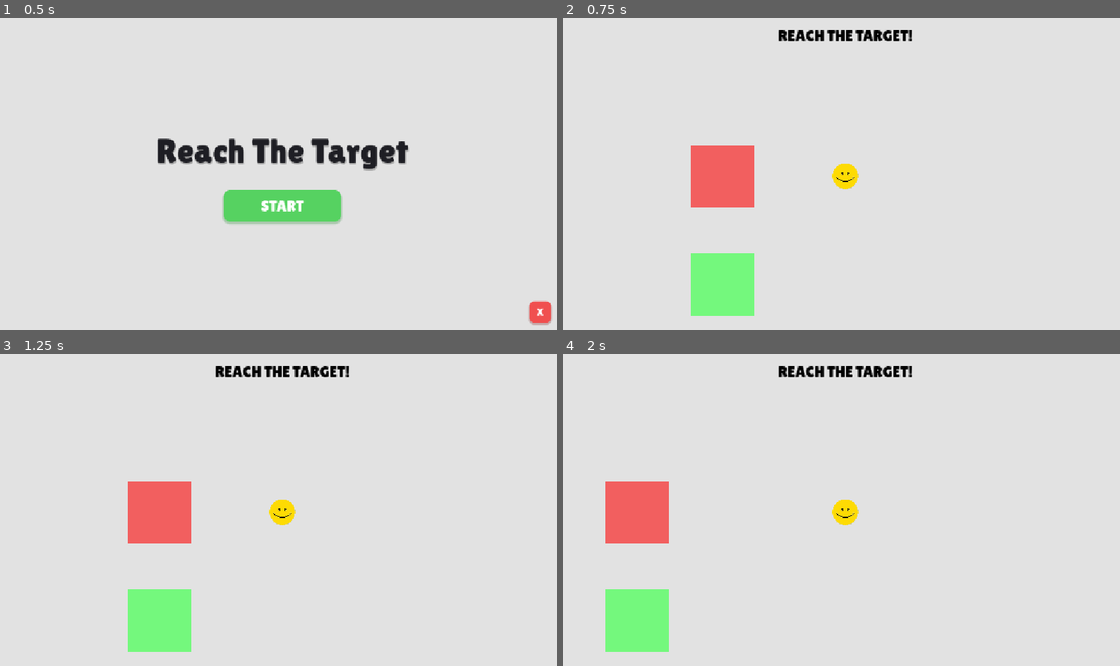
Above: before the commit, frames 1-4 (two rows, left to right).
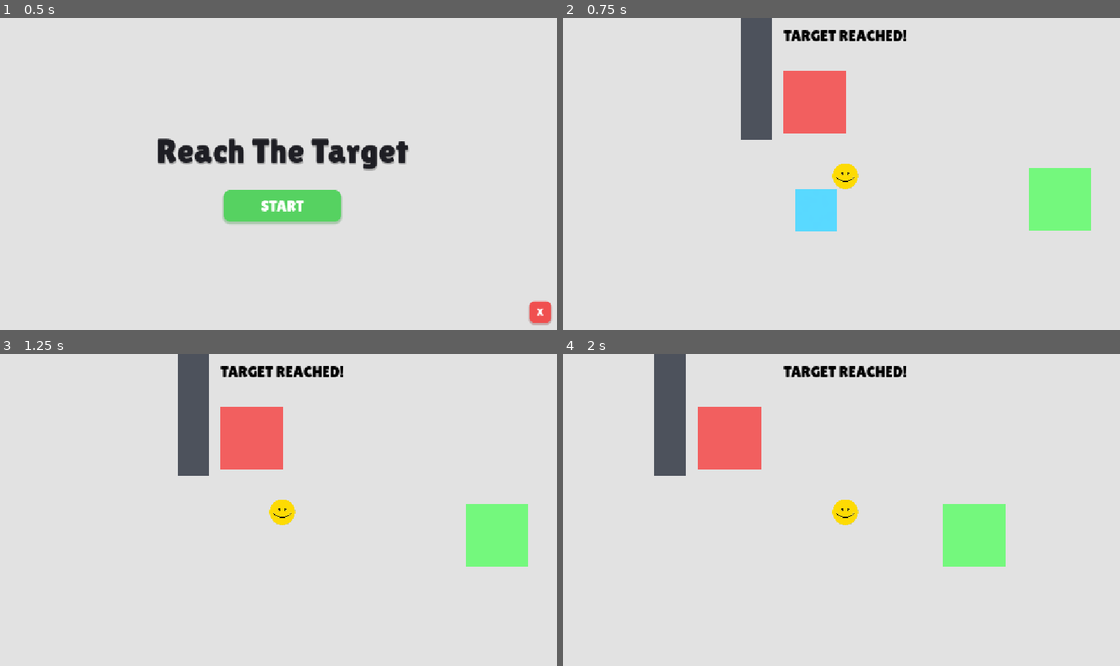
Above: after the commit, the same moments.

Repository: foreignseal/ReachTheTarget_Godot
Game: Godot game, scene res://scenes/MainMenu.tscn
Same seed, same stepped clock (60 frames per second), same inputs: the game is played once before the commit and once after it.
Inputs:
- Up to frame 1 (0.5 s): no input
- Up to frame 2 (0.75 s): click "START" at 0.5 s
- Up to frame 3 (1.25 s): no input
- Up to frame 4 (2 s): hold D (move_right) from 1.28 s (still down)

Frame 1 is identical in both runs. In frame 2, 13% of the frame differs, in the area x 22-95%, y 0-96%; in frame 3, 12%; in frame 4, 12%.

Commit message:
update: random movement targets

Diff:
--- a/scenes/Game.tscn
+++ b/scenes/Game.tscn
@@ -5,14 +5,31 @@
 [ext_resource type="PackedScene" path="res://scenes/components/DangerZone.tscn" id="4_danger"]
 [ext_resource type="Script" uid="uid://ds8j5k4u8vubb" path="res://scripts/TargetSpawns.gd" id="5_spawns"]
 [ext_resource type="Script" uid="uid://daiqoi3wwvoxr" path="res://scripts/TargetIndicators.gd" id="6_indicators"]
+[ext_resource type="PackedScene" uid="uid://b84k1m7w5yaq2" path="res://scenes/components/Wall.tscn" id="7_wall"]
+[ext_resource type="Script" uid="uid://dkorqenanedk0" path="res://scripts/NavigationRegion.gd" id="8_nav"]
+
+[sub_resource type="NavigationPolygon" id="NavigationPolygon_game"]
+vertices = PackedVector2Array(3260.1563, 2583.6719, -2793.461, 2392.289, -2999.4766, -1742.0234, 3329.8281, -1757.9688)
+polygons = Array[PackedInt32Array]([PackedInt32Array(0, 1, 2, 3)])
+outlines = Array[PackedVector2Array]([PackedVector2Array(-3010, -1752, 3340, -1768, 3270, 2594, -2803, 2402)])
+border_size = 82.0
+agent_radius = 64.0
 
 [node name="Game" type="Node2D" unique_id=1105542259]
+
+[node name="NavigationRegion2D" type="NavigationRegion2D" parent="." unique_id=116437464]
+navigation_polygon = SubResource("NavigationPolygon_game")
+script = ExtResource("8_nav")
+
+[node name="ObstacleWall" parent="NavigationRegion2D" unique_id=1682371849 instance=ExtResource("7_wall")]
+position = Vector2(-120, -50)
+scale = Vector2(0.5, 2)
 
 [node name="DangerZone" parent="." unique_id=1567770249 node_paths=PackedStringArray("message") instance=ExtResource("4_danger")]
 message = NodePath("../Player/Screen/Label")
 
 [node name="SpawnPoint" type="Marker2D" parent="." unique_id=1343114655]
-position = Vector2(250, 0)
+position = Vector2(62, 153)
 
 [node name="Player" parent="." unique_id=1511318249 node_paths=PackedStringArray("spawn_point") instance=ExtResource("2_78awf")]
 position = Vector2(-594, 433)
@@ -46,6 +63,7 @@
 
 [node name="TargetSpawns" type="Node2D" parent="." unique_id=1381045291 node_paths=PackedStringArray("label")]
 script = ExtResource("5_spawns")
+moving_target_ratio = 0.3
 label = NodePath("../Player/Screen/Label")
 
 [node name="Spawn1" type="Node2D" parent="TargetSpawns" unique_id=787345189]
--- a/scenes/components/Target.tscn
+++ b/scenes/components/Target.tscn
@@ -33,4 +33,9 @@
 scale_amount_max = 0.12
 color = Color(0.45590004, 0.97, 0.4901733, 1)
 
+[node name="NavigationAgent2D" type="NavigationAgent2D" parent="."]
+path_desired_distance = 15.0
+target_desired_distance = 15.0
+path_max_distance = 100.0
+
 [connection signal="body_entered" from="." to="." method="_on_body_entered"]
--- /dev/null
+++ b/scenes/components/Wall.tscn
@@ -0,0 +1,19 @@
+[gd_scene format=3 uid="uid://b84k1m7w5yaq2"]
+
+[ext_resource type="Texture2D" uid="uid://56eo55gxp2o7" path="res://assets/sprites/Square.png" id="1_square"]
+
+[sub_resource type="RectangleShape2D" id="RectangleShape2D_wall"]
+size = Vector2(128, 128)
+
+[node name="Wall" type="StaticBody2D" unique_id=315357199]
+
+[node name="Sprite2D" type="Sprite2D" parent="." unique_id=963455458]
+modulate = Color(0.3, 0.32, 0.36, 1)
+texture = ExtResource("1_square")
+
+[node name="CollisionShape2D" type="CollisionShape2D" parent="." unique_id=480280619]
+shape = SubResource("RectangleShape2D_wall")
+
+[node name="NavigationObstacle2D" type="NavigationObstacle2D" parent="." unique_id=1880711097]
+vertices = PackedVector2Array(64, 64, -64, 64, -64, -64, 64, -64)
+affect_navigation_mesh = true
--- /dev/null
+++ b/scripts/NavigationRegion.gd
@@ -0,0 +1,6 @@
+extends NavigationRegion2D
+
+
+func _ready() -> void:
+	# Automatically bake navigation polygon around all walls/obstacles on start
+	bake_navigation_polygon()
--- a/scripts/Player.gd
+++ b/scripts/Player.gd
@@ -6,7 +6,9 @@
 
 
 func _ready() -> void:
-	global_position = spawn_point.global_position
+	add_to_group("player")
+	if spawn_point:
+		global_position = spawn_point.global_position
 
 func _physics_process(delta: float) -> void:
 	var direction := Vector2(
@@ -18,5 +20,6 @@
 	move_and_slide()
 
 func respawn() -> void:
-	global_position = spawn_point.global_position
+	if spawn_point:
+		global_position = spawn_point.global_position
 	velocity = Vector2.ZERO
--- a/scripts/Target.gd
+++ b/scripts/Target.gd
@@ -3,7 +3,7 @@
 signal target_reached
 
 # Resources
-@export var label: Label # Label to change message
+@export var label: Label
 @onready var collision_shape: CollisionShape2D = $CollisionShape2D
 @onready var sprite: Sprite2D = $Sprite2D
 @onready var particles: CPUParticles2D = get_node_or_null("CPUParticles2D")
@@ -12,19 +12,116 @@
 @export var shrink_speed: float = 3.5
 @export var min_scale: float = 0.05
 
+# AI / Movement Behavior
+@export var is_moving_target: bool = false
+@export var move_speed: float = 120.0
+@export var moving_color: Color = Color(0.35, 0.85, 1.0, 1.0)
+
 # Target Variables
 var is_reached: bool = false
+var move_direction: Vector2 = Vector2.ZERO
+var wander_timer: float = 0.0
 
 
 func _ready() -> void:
 	add_to_group("targets")
 
+	if is_moving_target:
+		if sprite:
+			sprite.modulate = moving_color
+		move_direction = _find_clear_direction()
+		wander_timer = randf_range(2.0, 4.0)
 
 func _process(delta: float) -> void:
 	if is_reached:
 		scale = scale.move_toward(Vector2.ZERO, shrink_speed * delta)
 		if scale.x <= min_scale:
 			queue_free()
+
+func _physics_process(delta: float) -> void:
+	if not is_moving_target or is_reached:
+		return
+
+	wander_timer -= delta
+
+	if global_position.length() > 600.0:
+		move_direction = (-global_position).normalized()
+		wander_timer = randf_range(2.0, 3.5)
+	elif _is_ray_blocked(global_position, move_direction, 90.0):
+		move_direction = _find_clear_direction()
+		wander_timer = randf_range(2.0, 3.5)
+	elif wander_timer <= 0.0:
+		move_direction = _find_clear_direction()
+		wander_timer = randf_range(2.0, 4.0)
+
+	var moved: bool = move_with_collision(move_direction * move_speed * delta)
+	if not moved:
+		move_direction = _find_clear_direction()
+
+func _find_clear_direction() -> Vector2:
+	var candidates: Array[Vector2] = []
+	for i in range(8):
+		var angle: float = i * (TAU / 8.0) + randf_range(-0.15, 0.15)
+		var dir := Vector2.RIGHT.rotated(angle)
+		if not _is_ray_blocked(global_position, dir, 100.0):
+			candidates.append(dir)
+
+	if not candidates.is_empty():
+		return candidates.pick_random()
+
+	if global_position != Vector2.ZERO:
+		return (-global_position).normalized()
+	return Vector2.RIGHT.rotated(randf() * TAU)
+
+func _is_ray_blocked(from_pos: Vector2, dir: Vector2, distance: float) -> bool:
+	var space_state := get_world_2d().direct_space_state
+	var query := PhysicsRayQueryParameters2D.create(from_pos, from_pos + dir * distance)
+	query.collision_mask = 1 # Environment / StaticBody2D walls
+	query.exclude = [get_rid()]
+	var result := space_state.intersect_ray(query)
+	if result.is_empty():
+		return false
+	if result.collider is StaticBody2D:
+		return true
+	return false
+
+func move_with_collision(motion: Vector2) -> bool:
+	if motion == Vector2.ZERO:
+		return false
+
+	if not _collides_at(global_position + motion):
+		global_position += motion
+		return true
+
+	var motion_x := Vector2(motion.x, 0.0)
+	if motion.x != 0.0 and not _collides_at(global_position + motion_x):
+		global_position += motion_x
+		return true
+
+	var motion_y := Vector2(0.0, motion.y)
+	if motion.y != 0.0 and not _collides_at(global_position + motion_y):
+		global_position += motion_y
+		return true
+
+	return false
+
+
+func _collides_at(target_pos: Vector2) -> bool:
+	if not collision_shape or not collision_shape.shape:
+		return false
+
+	var space_state := get_world_2d().direct_space_state
+	var query := PhysicsShapeQueryParameters2D.new()
+	query.shape = collision_shape.shape
+	query.transform = Transform2D(0.0, target_pos)
+	query.collision_mask = 1
+	query.exclude = [get_rid()]
+
+	var results := space_state.intersect_shape(query, 5)
+	for hit in results:
+		if hit.collider is StaticBody2D:
+			return true
+	return false
 
 func _on_body_entered(body: Node2D) -> void:
 	if is_reached:
@@ -40,7 +137,6 @@
 
 		spawn_particles()
 
-
 func spawn_particles() -> void:
 	var particle_node: CPUParticles2D = particles
 
--- a/scripts/TargetSpawns.gd
+++ b/scripts/TargetSpawns.gd
@@ -3,6 +3,7 @@
 @export var target_scene: PackedScene = preload("res://scenes/components/Target.tscn")
 
 @export var initial_target_count: int = 1
+@export_range(0.0, 1.0) var moving_target_ratio: float = 0.25
 @export var label: Label
 @export var respawn_on_reach: bool = true
 
@@ -35,6 +36,9 @@
 	var target_instance: Area2D = target_scene.instantiate()
 	target_instance.global_position = chosen_loc.global_position
 
+	if randf() < moving_target_ratio:
+		target_instance.is_moving_target = true
+
 	target_instance.label = label
 
 	target_instance.target_reached.connect(func() -> void:
Not shown, added: scripts/NavigationRegion.gd.uid
